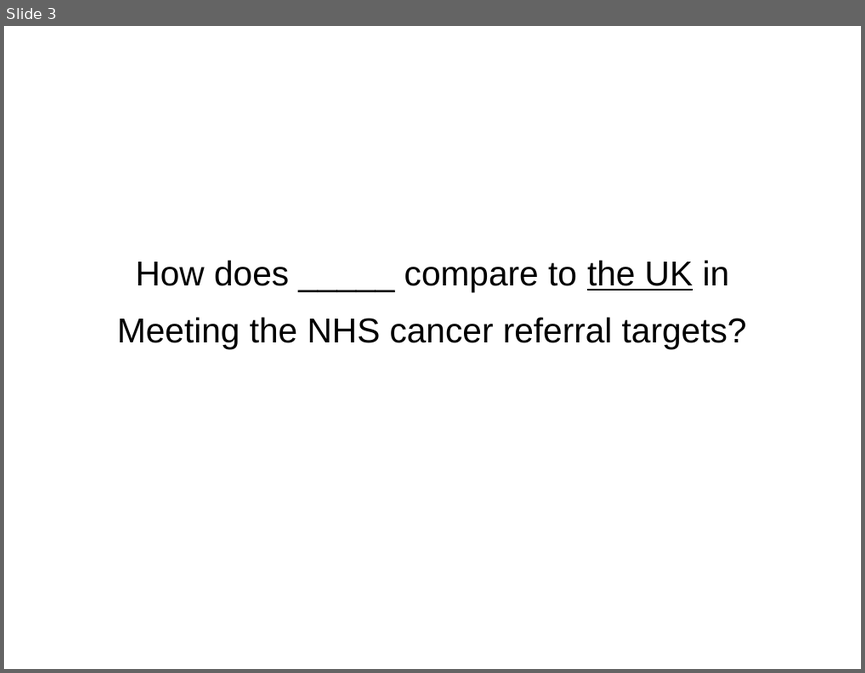
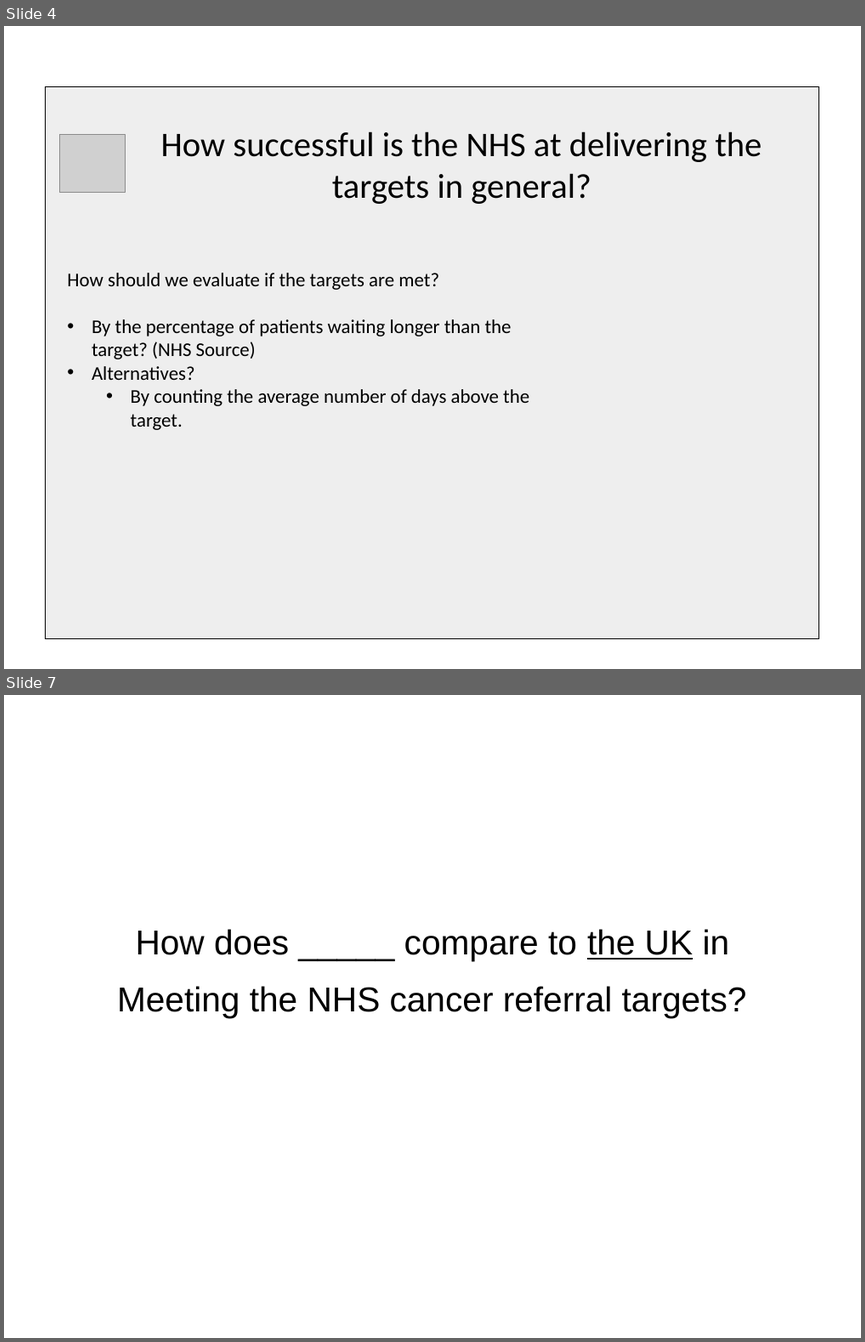
Before and after one commit to PabloLeon/model-driven-journalism, a slide deck: documents/storyboard.pptx. Shown one above the other, each under a label of ours: slide 3 before the commit, slides 4 and 7 after it; the slides between them are not shown. The pictures are 865x673 and 865x1342 pixels, drawn with LibreOffice and Linux fonts; fonts in the diff are those of the drawing; grey boxes stand for pictures. Boxes give left, top, right and bottom in pixels: in the first picture for what was removed or moved away, otherwise in the second. Text is boxed around its words. In the diff, an @@ line names an element or a change of style, - is before the commit and + after.

Commit message:
sketch and storyboard for the general idea, closes #2

```diff
--- a/documents/storyboard.pptx
+++ b/documents/storyboard.pptx
@@ slide 4 added at [4, 26, 861, 669], background #FFFFFF @@
@@ freeform shape added at [45, 87, 820, 639], fill #EEEEEE, outline #000000 0 pt @@
@@ picture added at [60, 135, 126, 193] @@
@@ text added at [161, 131, 761, 204], 32 pt, text #000000 @@
+How successful is the NHS at delivering the targets in general?
@@ text added at [67, 272, 529, 430], 18 pt, text #000000 @@
+How should we evaluate if the targets are met?
+• By the percentage of patients waiting longer than the target? (NHS Source)
+• Alternatives?
+  • By counting the average number of days above the target.
@@ what was slide 3 is now slide 7 @@
```
Also in this commit, not shown: 8 slides changed, 8 other slides added, 1 slide removed, 1 other file.
